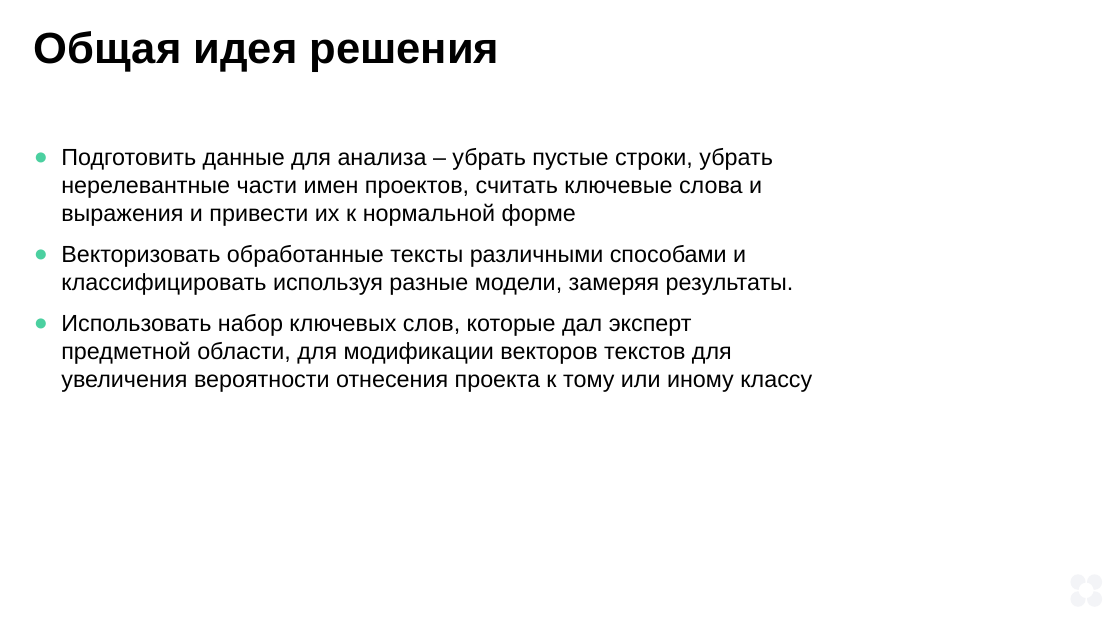
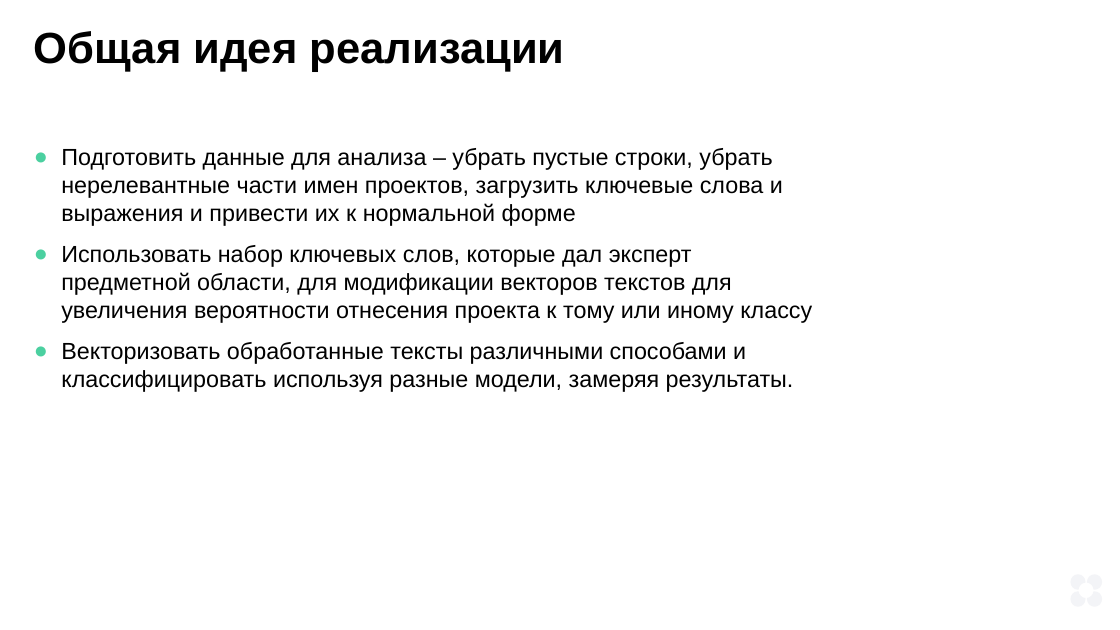
Before and after one commit to tyan/ML_learn, a slide deck: slide 17 of Diploma/presentation.pptx (slide 12 before the commit). Drawn at 1120x630 pixels with LibreOffice and Linux fonts; fonts in the diff are those of the drawing. Boxes give left, top, right and bottom in pixels: in the first picture for what was removed or moved away, otherwise in the second. Text is boxed around its words. In the diff, an @@ line names an element or a change of style, - is before the commit and + after.

```diff
--- a/Diploma/presentation.pptx
+++ b/Diploma/presentation.pptx
@@ text at bbox=[34, 31, 565, 72]: text changed @@
-Общая идея решения
+Общая идея реализации
@@ text at bbox=[61, 148, 812, 323]: text changed @@
-● Подготовить данные для анализа – убрать пустые строки, убрать нерелевантные части имен проектов, считать ключевые слова и выражения и привести их к нормальной форме
+● Подготовить данные для анализа – убрать пустые строки, убрать нерелевантные части имен проектов, загрузить ключевые слова и выражения и привести их к нормальной форме
+● Использовать набор ключевых слов, которые дал эксперт предметной области, для модификации векторов текстов для увеличения вероятности отнесения проекта к тому или иному классу
@@ text at bbox=[61, 314, 812, 392]: paragraph removed @@
-● Использовать набор ключевых слов, которые дал эксперт предметной области, для модификации векторов текстов для увеличения вероятности отнесения проекта к тому или иному классу
```
Also in this commit, not shown: 20 other slides changed, 10 slides added, 1 other file.
